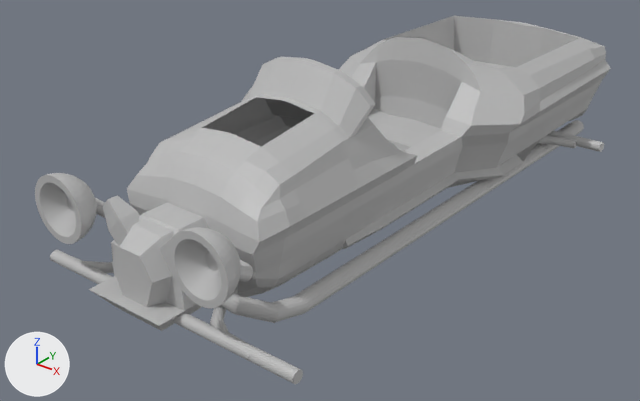
Two versions of the FBX model Assets/Models/Vehicles/AceNSpade/AceNSpadeBody.fbx, one commit apart.
Before and after are seen from a 50 mm camera at (0.174, -0.225, 0.11) aimed at (-0.009, 0.004, -0.032). The lights are fixed; the arrows at lower left show +X, +Y and +Z. Where no turn or scale is listed for an object, it has been applied to the vertices. Vertices at the same position are counted once.

In view in the first picture: 'WholeCarBody'.
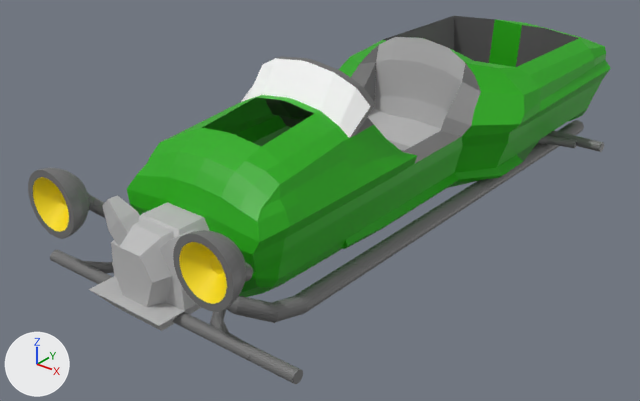
Where the change shows, as pixel boxes [x1, y1, x2, y2] in the pictures (640 x 401 px; the box of a moved part takes in the faces that stretch with it):
'WholeCarBody', reshaped, recoloured
    before: [35, 16, 611, 384]
    after: [28, 16, 611, 384]
part 1 of me_mesh, moved or reshaped
    before: [168, 227, 240, 308]
    after: [173, 230, 246, 312]
part 2 of me_mesh, moved or reshaped
    before: [35, 173, 97, 244]
    after: [28, 168, 90, 239]
part 3 of me_mesh, recoloured
    both: [50, 198, 307, 384]
part 4 of me_mesh, recoloured
    both: [294, 120, 604, 312]
part 5 of me_mesh, recoloured (grey to green)
    both: [127, 19, 611, 297]
part 6 of me_mesh, recoloured
    both: [265, 45, 481, 163]
part 7 of me_mesh, recoloured
    both: [279, 16, 579, 121]
part 8 of me_mesh, recoloured (grey to white)
    both: [241, 58, 370, 138]

The change, as a diff of the scene's bpy script:
```diff
--- a/Assets/Models/Vehicles/AceNSpade/AceNSpadeBody.fbx.py
+++ b/Assets/Models/Vehicles/AceNSpade/AceNSpadeBody.fbx.py
@@ mat_light @@
+mat_light = principled_material('Light')
+mat_light.base_color = (1.0, 0.766, 0.0)  # yellow #ffe300
@@ mat_interioroutline @@
+mat_interioroutline = principled_material('interiorOutline')
+mat_interioroutline.base_color = (0.155, 0.155, 0.155)  # dark grey #6e6e6e
@@ mat_militarygreen @@
+mat_militarygreen = principled_material('militarygreen')
+mat_militarygreen.base_color = (0.0149, 0.413, 0.0)  # green #21ac00
@@ mat_glass @@
+mat_glass = principled_material('glass')
+mat_glass.base_color = (1.0, 1.0, 1.0)  # white #ffffff
@@ mat_metal @@
+mat_metal = principled_material('metal')
+mat_metal.base_color = (0.169, 0.169, 0.169)  # grey #727272
@@ mat_interior @@
+mat_interior = principled_material('interior')
+mat_interior.base_color = (0.1, 0.1, 0.1)  # dark grey #595959
@@ mat_silver @@
+mat_silver = principled_material('silver')
+mat_silver.base_color = (0.5, 0.5, 0.5)  # grey #bcbcbc
+mat_silver.roughness = 0.553
@@ me_mesh @@
 me_mesh.from_pydata(...)  # 2193 vertices, 2100 faces; spans x -0.054..0.054, y -0.121..0.121, z -0.033..0.033
 # used by ob_wholecarbody; location = (0.0008, 0.0272, -0.0059)
+# me_mesh part 1: the loose piece of 291 vertices spanning x 0.016..0.038, y -0.119..-0.107, z -0.009..0.012 is moved by (0.002, 0.0, 0.0)
+# me_mesh part 2: the loose piece of 291 vertices spanning x -0.042..-0.02, y -0.119..-0.107, z -0.01..0.011 is moved by (-0.003, 0.0, 0.001)
+# me_mesh part 3: 1104 of the faces centred in x -0.046..0.054, y -0.119..-0.076, z -0.027..0.012 switch from mat_lambert1 (grey #bcbcbc) to mat_metal (grey #727272)
+# me_mesh part 4: 304 of the faces centred in x -0.054..0.053, y 0.015..0.115, z -0.03..-0.021 switch from mat_lambert1 (grey #bcbcbc) to mat_metal (grey #727272)
+# me_mesh part 5: 428 of the faces centred in x -0.043..0.041, y -0.096..0.121, z -0.032..0.022 switch from mat_lambert1 (grey #bcbcbc) to mat_militarygreen (green #21ac00)
+# me_mesh part 6: 28 of the faces centred in x -0.025..0.023, y -0.042..0.026, z -0.003..0.032 switch from mat_lambert1 (grey #bcbcbc) to mat_interioroutline (dark grey #6e6e6e)
+# me_mesh part 7: 59 of the faces centred in x -0.03..0.028, y -0.041..0.105, z -0.016..0.022 switch from mat_lambert1 (grey #bcbcbc) to mat_interior (dark grey #595959)
+# me_mesh part 8: 16 of the faces centred in x -0.022..0.021, y -0.046..-0.041, z 0.02..0.028 switch from mat_lambert1 (grey #bcbcbc) to mat_glass (white #ffffff)
+me_mesh.materials.append(mat_silver)  # grey #bcbcbc
+me_mesh.materials.append(mat_light)  # yellow #ffe300
```
